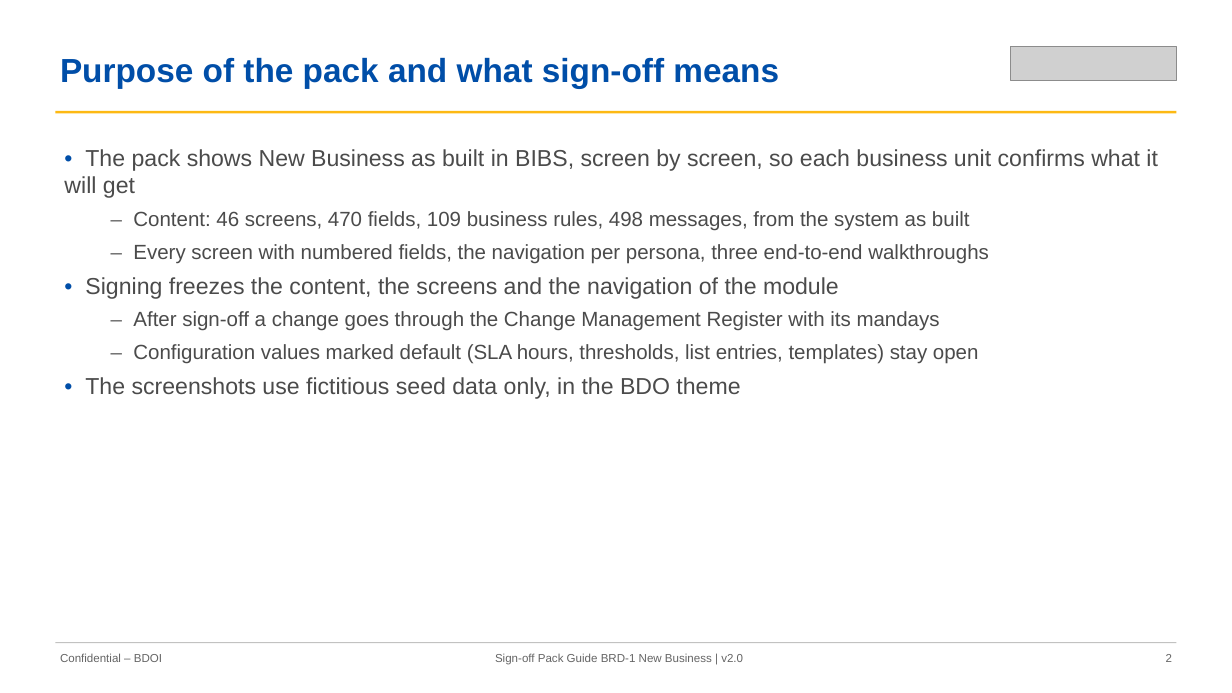
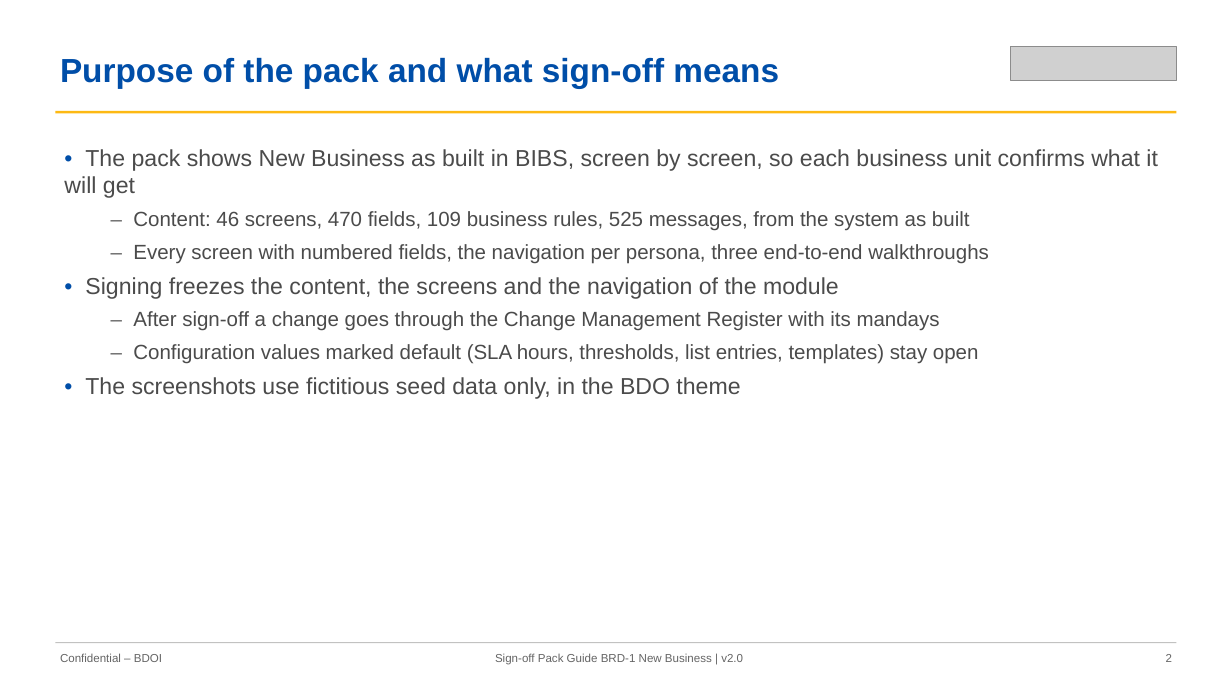
Before and after one commit to IortaTexhNXT-DEV/FinVerse, a slide deck: slide 2 of docs/deliverables/out/Drop-1_Transactional/BRD-01_New_Business/01_BIBS_GuideDeck_BRD-01_New_Business_v2.0.pptx. Drawn at 1232x693 pixels with LibreOffice and Linux fonts; fonts in the diff are those of the drawing; grey boxes stand for pictures. Boxes give left, top, right and bottom in pixels: in the first picture for what was removed or moved away, otherwise in the second. Text is boxed around its words. In the diff, an @@ line names an element or a change of style, - is before the commit and + after.

Commit message:
Sign-off toolkit: module name of each pack in captions and workbook texts, upload column checks only for packs with uploads, walkthrough steps on screens of other packs, pack signatories, screen messages of single files and of form checks read, BRD-03 set and the configuration templates file 06 registered; BRD-01 set rebuilt with the added screen messages

```diff
--- a/docs/deliverables/out/Drop-1_Transactional/BRD-01_New_Business/01_BIBS_GuideDeck_BRD-01_New_Business_v2.0.pptx
+++ b/docs/deliverables/out/Drop-1_Transactional/BRD-01_New_Business/01_BIBS_GuideDeck_BRD-01_New_Business_v2.0.pptx
@@ text at <box>133,211,970,231</box>: text changed @@
-  – Content: 46 screens, 470 fields, 109 business rules, 498 messages, from the system as built
+  – Content: 46 screens, 470 fields, 109 business rules, 525 messages, from the system as built
```
Also in this commit, not shown: 1 other slide changed, 19 other files.
